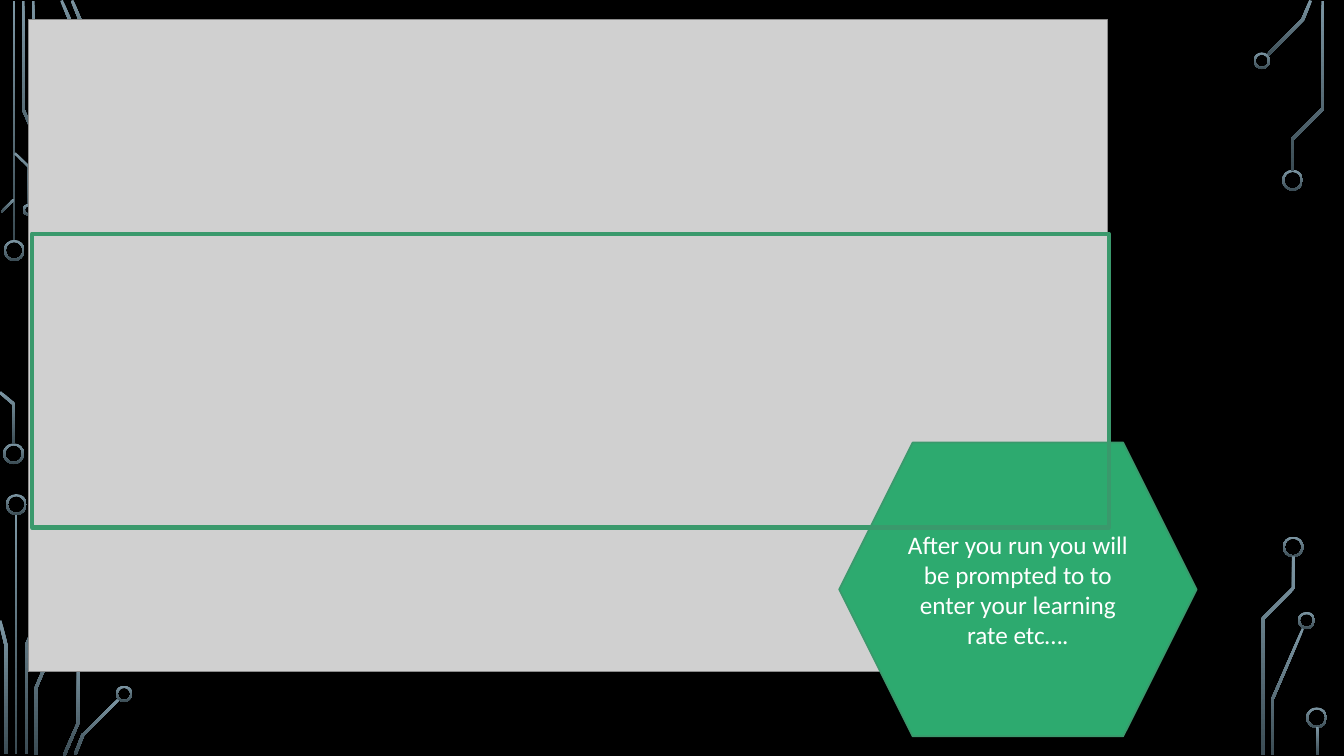
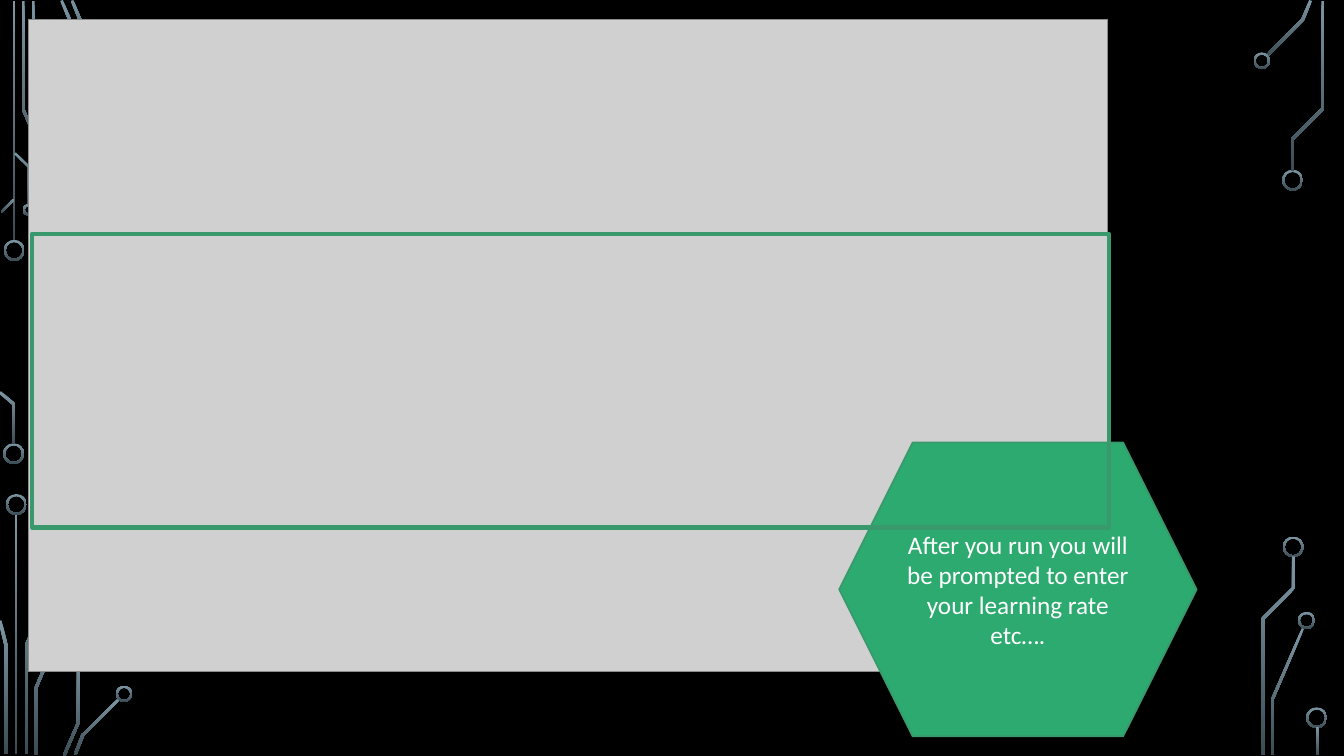
Before and after one commit to sabrinafuller/USTEP2021, a slide deck: slide 26 of Machine learning-ustep2020.pptx (slide 19 before the commit). Drawn at 1344x756 pixels with LibreOffice and Linux fonts; fonts in the diff are those of the drawing; grey boxes stand for pictures; background and template pictures are left out. Boxes give left, top, right and bottom in pixels: in the first picture for what was removed or moved away, otherwise in the second. Text is boxed around its words. In the diff, an @@ line names an element or a change of style, - is before the commit and + after.

Commit message:
Updated powerpoint

```diff
--- a/Machine learning-ustep2020.pptx
+++ b/Machine learning-ustep2020.pptx
@@ text in hexagon at (907,536,1128,644): text changed @@
-After you run you will be prompted to to enter your learning rate etc….
+After you run you will be prompted to enter your learning rate etc….
```
Also in this commit, not shown: 4 other slides changed, 7 slides added.
